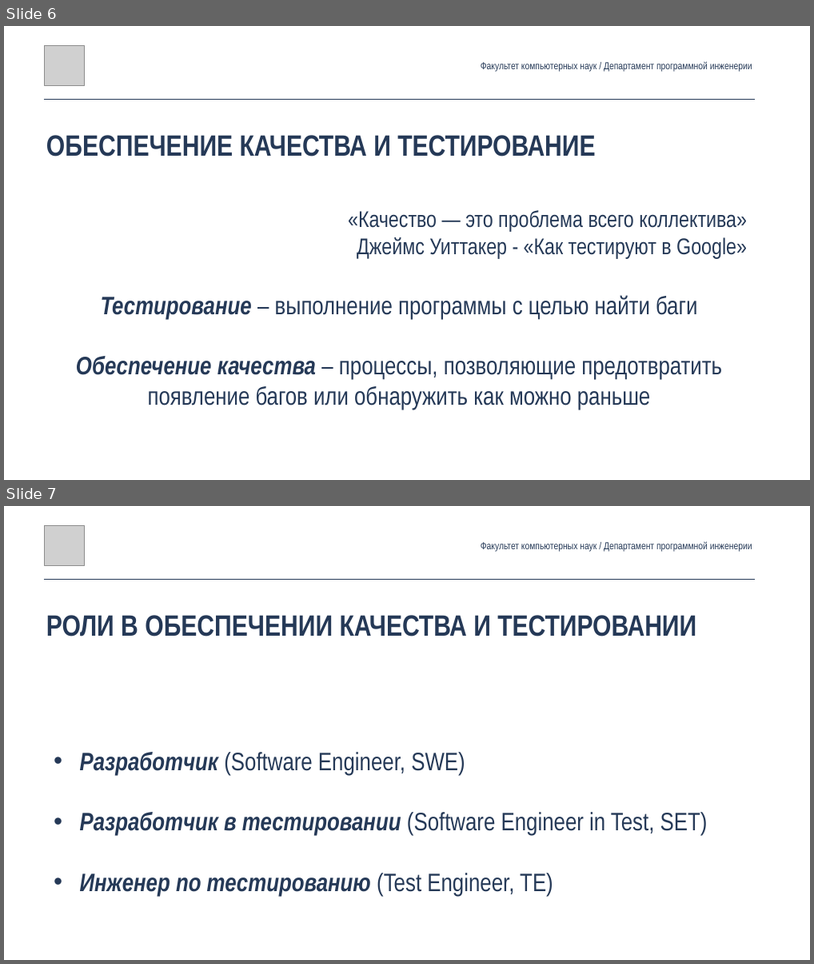
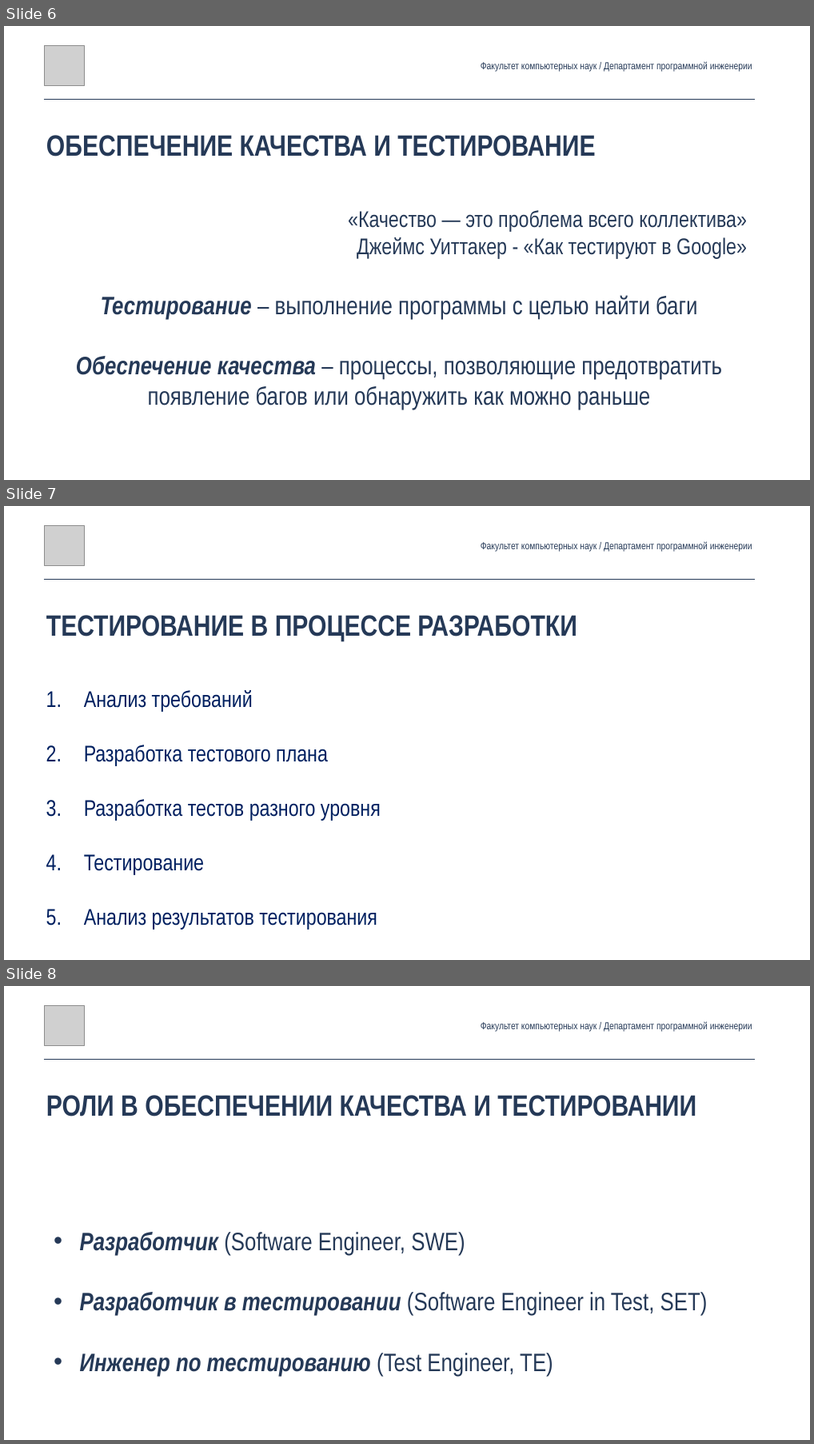
Before and after one commit to andrewt0301/qa-testing-course, a slide deck: seminars/seminar01/Seminar01.pptx. Shown one above the other, each under a label of ours: slides 6 and 7 before the commit, slides 6, 7 and 8 after it. The pictures are 814x964 and 814x1444 pixels, drawn with LibreOffice and Linux fonts; fonts in the diff are those of the drawing; grey boxes stand for pictures. Boxes give left, top, right and bottom in pixels: in the first picture for what was removed or moved away, otherwise in the second. Text is boxed around its words. In the diff, an @@ line names an element or a change of style, - is before the commit and + after.

```diff
--- a/seminars/seminar01/Seminar01.pptx
+++ b/seminars/seminar01/Seminar01.pptx
@@ slide 7 added at (x1=4, y1=506, x2=810, y2=960), background #FFFFFF @@
@@ picture added at (x1=45, y1=525, x2=84, y2=565) @@
@@ text added at (x1=481, y1=541, x2=753, y2=552), 24 pt, text #253957 @@
+Факультет компьютерных наук / Департамент программной инженерии
@@ line added from (44, 579) to (754, 579), #253957 1 pt @@
@@ text added at (x1=46, y1=615, x2=577, y2=642), 70 pt, text #253957, bold @@
+ТЕСТИРОВАНИЕ В ПРОЦЕССЕ РАЗРАБОТКИ
@@ text added at (x1=46, y1=690, x2=381, y2=929), 54 pt, text #002060 @@
+1. Анализ требований
+2. Разработка тестового плана
+3. Разработка тестов разного уровня
+4. Тестирование
+5. Анализ результатов тестирования
@@ what was slide 7 is now slide 8 @@
```
Also in this commit, not shown: 1 slide changed.
